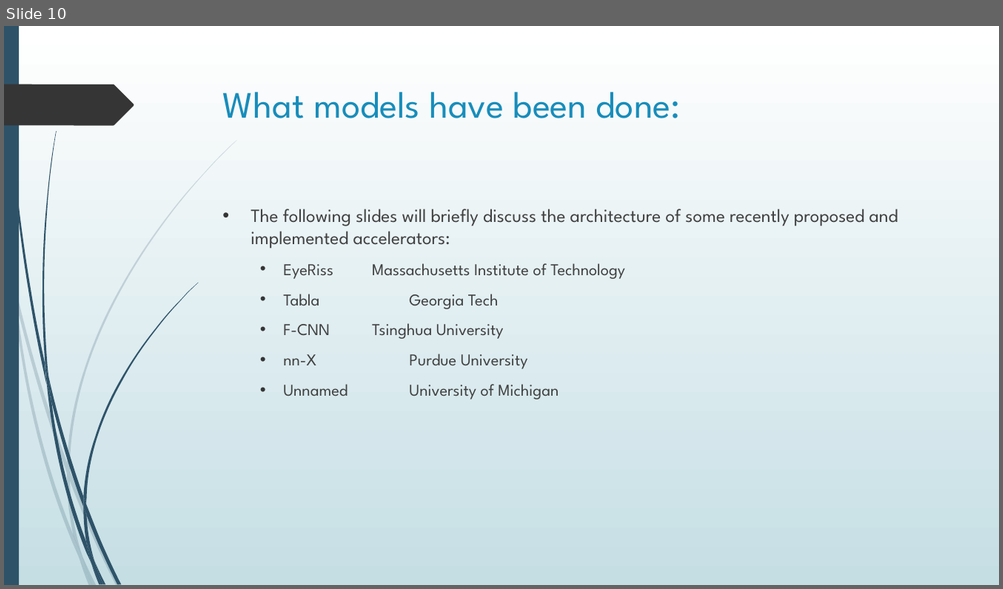
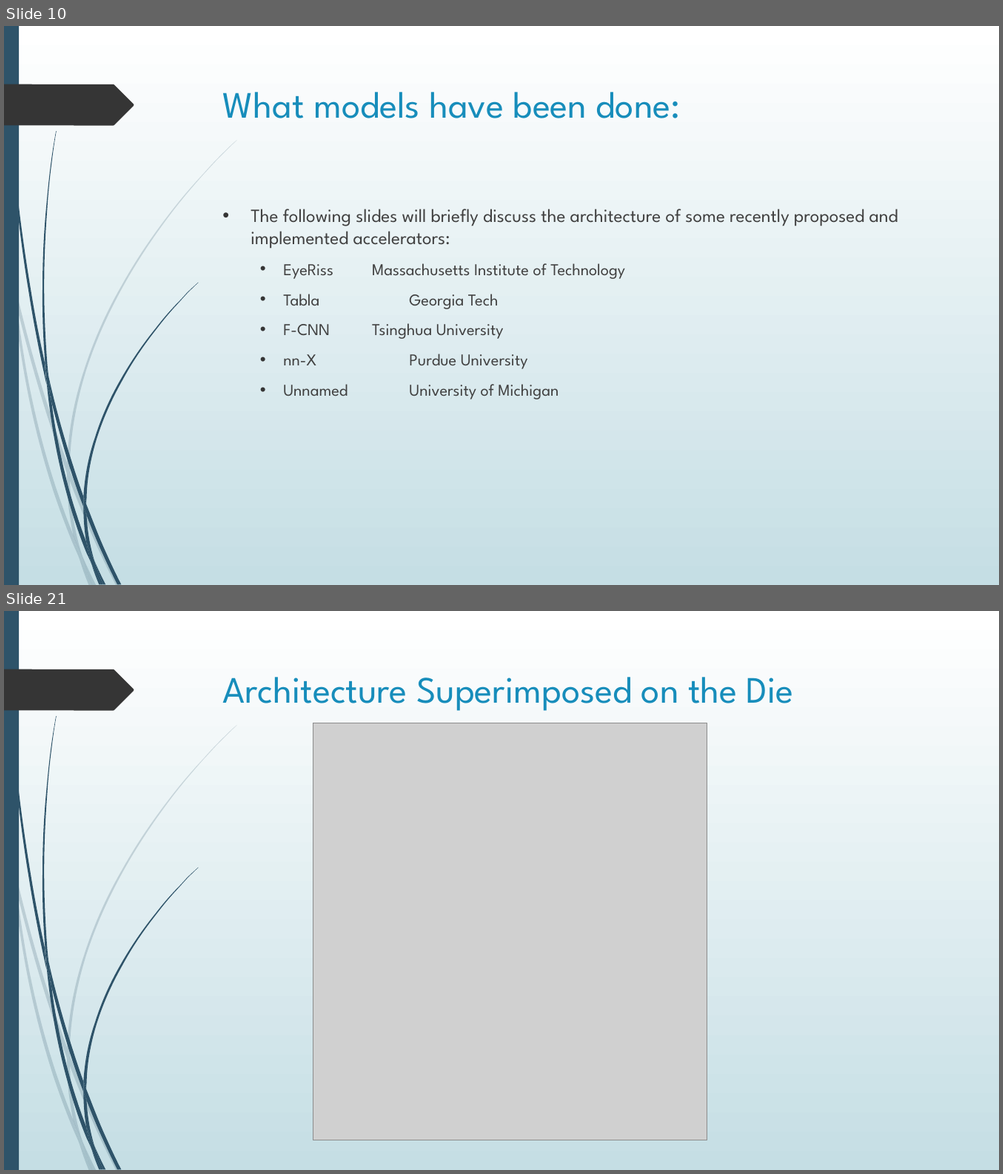
Before and after one commit to erikgroving/NeuralNetworkHardwareAccelerator, a slide deck: WeeklyPresentations/update1_02_11.pptx. Shown one above the other, each under a label of ours: slide 10 before the commit, slides 10 and 21 after it; the slides between them are not shown. The pictures are 1003x589 and 1003x1174 pixels, drawn with LibreOffice and Linux fonts; fonts in the diff are those of the drawing; grey boxes stand for pictures. Boxes give left, top, right and bottom in pixels: in the first picture for what was removed or moved away, otherwise in the second. Text is boxed around its words. In the diff, an @@ line names an element or a change of style, - is before the commit and + after.

```diff
--- a/WeeklyPresentations/update1_02_11.pptx
+++ b/WeeklyPresentations/update1_02_11.pptx
@@ slide 21 added at (4, 611, 999, 1170), background gradient #FFFFFF to #C5DEE5; not listed: 24 template elements that a slide beside it also shows @@
@@ title added at (223, 677, 794, 711), 36 pt, text #178DBB @@
+Architecture Superimposed on the Die
@@ picture added at (313, 723, 708, 1141) @@
```
Also in this commit, not shown: 3 slides changed, 9 other slides added.
